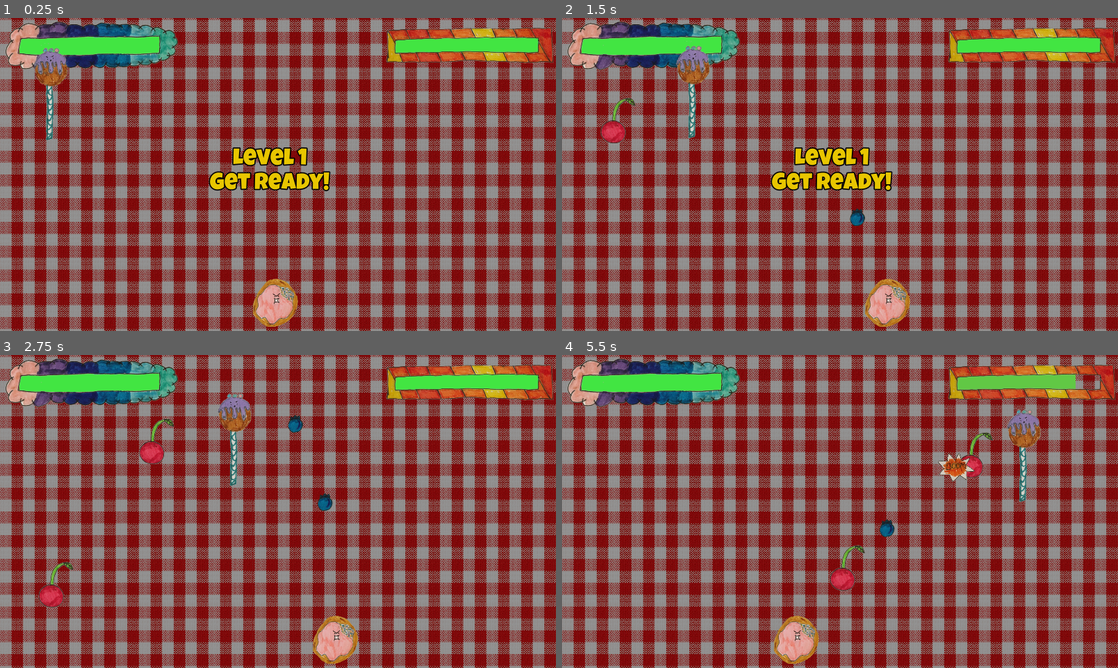
Above: before the commit, frames 1-4 (two rows, left to right).
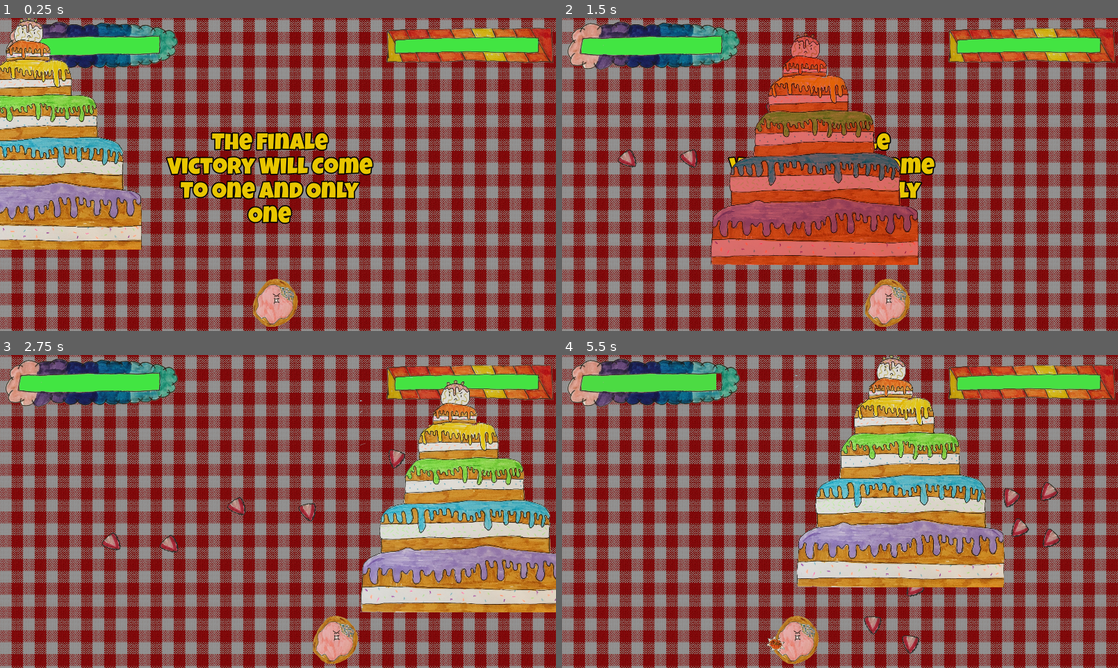
Above: after the commit, the same moments.

Repository: sdt/cake-invaders
Game: Godot game, scene res://Game.tscn
Same seed, same stepped clock (60 frames per second), same inputs: the game is played once before the commit and once after it.
Inputs:
- Up to frame 1 (0.25 s): no input
- Up to frame 2 (1.5 s): hold Right 0.53-1.28 s; tap Space at 0.77 s; hold Left from 1.28 s (still down)
- Up to frame 3 (2.75 s): tap Space at 1.52 s; release Left at 2.03 s; hold Right from 2.03 s (still down)
- Up to frame 4 (5.5 s): tap Space at 3.02, 3.77, 4.52 s; release Right at 3.53 s; hold Left from 3.53 s (still down)

The runs differ from the first frame. In frame 1, 18% of the frame differs, in the area x 0-68%, y 0-74%; in frame 2, 19%; in frame 3, 19%; in frame 4, 20%, in the area x 27-97%, y 0-96%.

Commit message:
Level six!

Diff:
--- a/Game.gd
+++ b/Game.gd
@@ -12,15 +12,16 @@
 	preload("res://Level3.tscn"),
 	preload("res://Level4.tscn"),
 	preload("res://Level5.tscn"),
+	preload("res://Level6.tscn"),
 ]
 var startScreen
-var levelIndex = 0#Level.size() - 1;
+var levelIndex = Level.size() - 1;
 var currentLevel
 const messageTime = 2
 var messageTimeRemaining = 0
 
 func _init():
-	randomize() # Replace with function body.
+	randomize()
 
 func _ready():
 	for child in get_children():
--- a/Level5.tscn
+++ b/Level5.tscn
@@ -8,7 +8,7 @@
 [node name="Level5" type="Node2D"]
 script = ExtResource( 1 )
 message = "Level 5
-Victory will come to one and only one"
+You are near the end! "
 
 [node name="BigCake" parent="." instance=ExtResource( 2 )]
 position = Vector2( 960, 277.512 )
--- /dev/null
+++ b/Level6.tscn
@@ -0,0 +1,27 @@
+[gd_scene load_steps=5 format=2]
+
+[ext_resource path="res://GameLevel.gd" type="Script" id=1]
+[ext_resource path="res://DeathCake.tscn" type="PackedScene" id=2]
+[ext_resource path="res://EnemyBehaviousSinus.gd" type="Script" id=3]
+[ext_resource path="res://HealthBars.tscn" type="PackedScene" id=4]
+
+[node name="Level6" type="Node2D"]
+script = ExtResource( 1 )
+message = "The Finale
+Victory Will Come To One And Only One
+
+"
+
+[node name="DeathCake" parent="." instance=ExtResource( 2 )]
+position = Vector2( 866.175, 428.883 )
+scale = Vector2( 0.8, 0.8 )
+health = 150
+missileTime = 0.5
+missileOffset = Vector2( 0, -100 )
+
+[node name="EnemyBehaviourSinus" type="Node2D" parent="DeathCake"]
+script = ExtResource( 3 )
+horizontalSpeed = 7.0
+verticalSpeed = 60.0
+
+[node name="HealthBars" parent="." instance=ExtResource( 4 )]
Not shown, changed: export_presets.cfg
